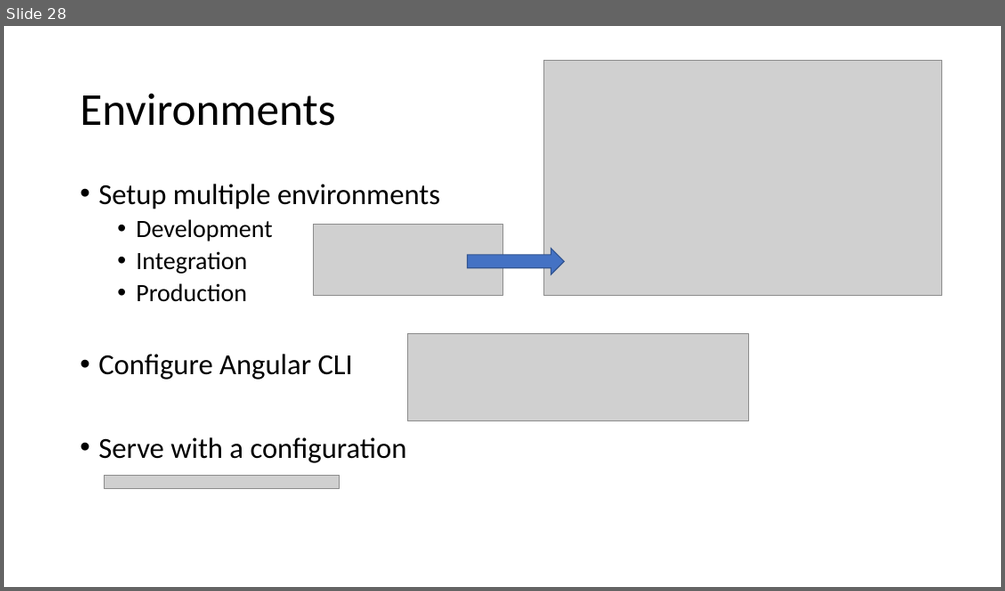
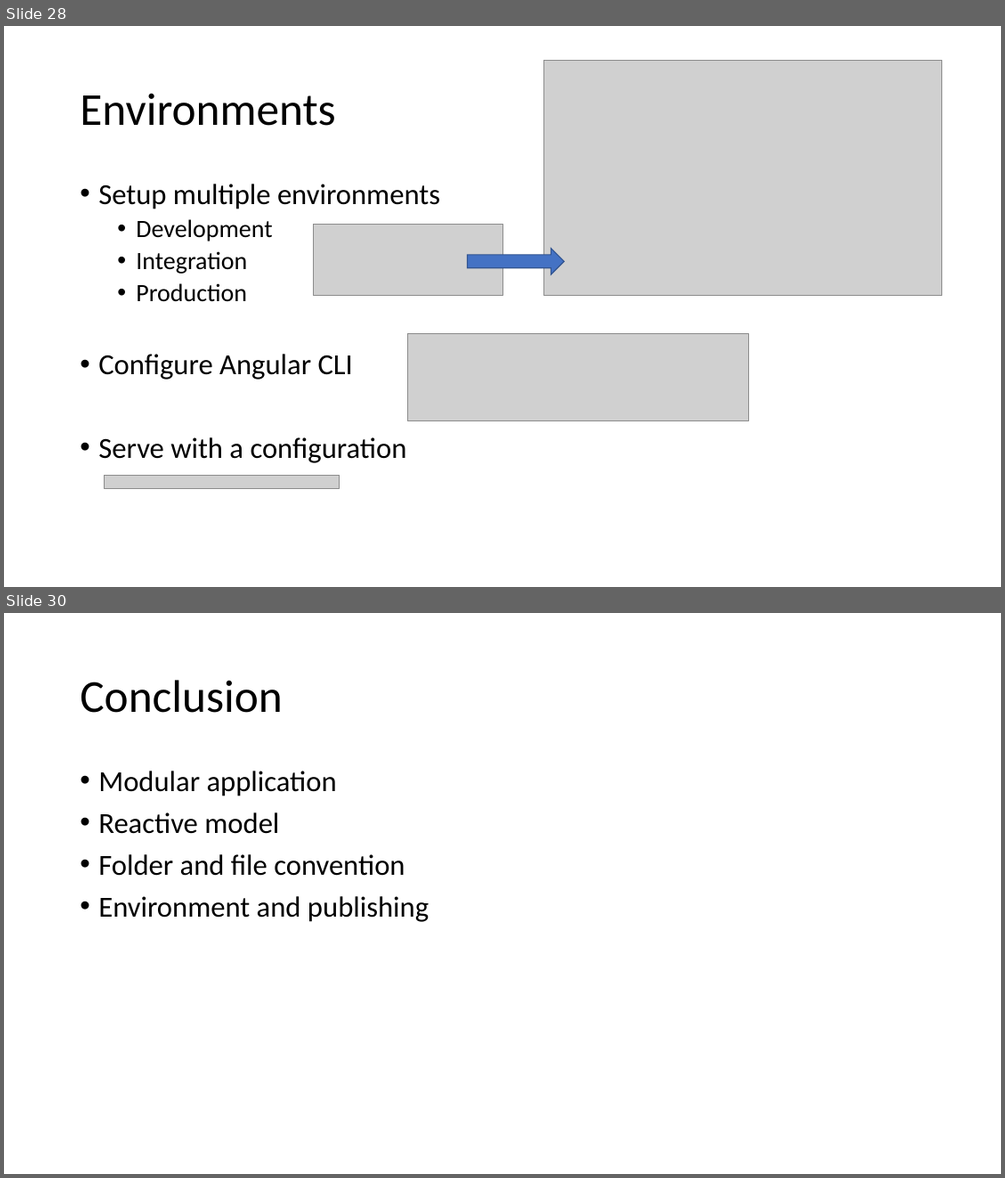
Before and after one commit to Kimserey/BlogArchive, a slide deck: angular/Frontend.pptx. Shown one above the other, each under a label of ours: slide 28 before the commit, slides 28 and 30 after it; the slides between them are not shown. The pictures are 1005x591 and 1005x1178 pixels, drawn with LibreOffice and Linux fonts; fonts in the diff are those of the drawing; grey boxes stand for pictures. Boxes give left, top, right and bottom in pixels: in the first picture for what was removed or moved away, otherwise in the second. Text is boxed around its words. In the diff, an @@ line names an element or a change of style, - is before the commit and + after.

```diff
--- a/angular/Frontend.pptx
+++ b/angular/Frontend.pptx
@@ slide 30 added at (4, 613, 1001, 1174), background #FFFFFF @@
@@ title added at (80, 680, 283, 713), 44 pt, text #000000 @@
+Conclusion
@@ text added at (98, 771, 429, 922), 28 pt, text #000000 @@
+• Modular application
+• Reactive model
+• Folder and file convention
+• Environment and publishing
```
Also in this commit, not shown: 1 other slide added, 1 slide removed.
